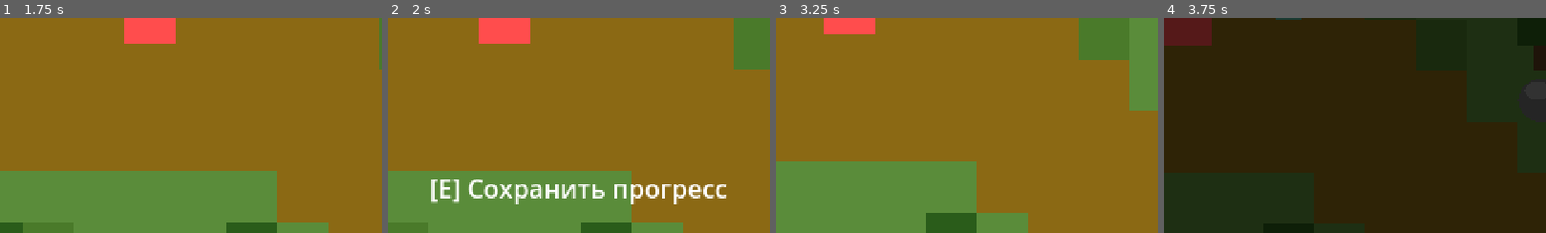
Above: before the commit, frames 1-4 (left to right).
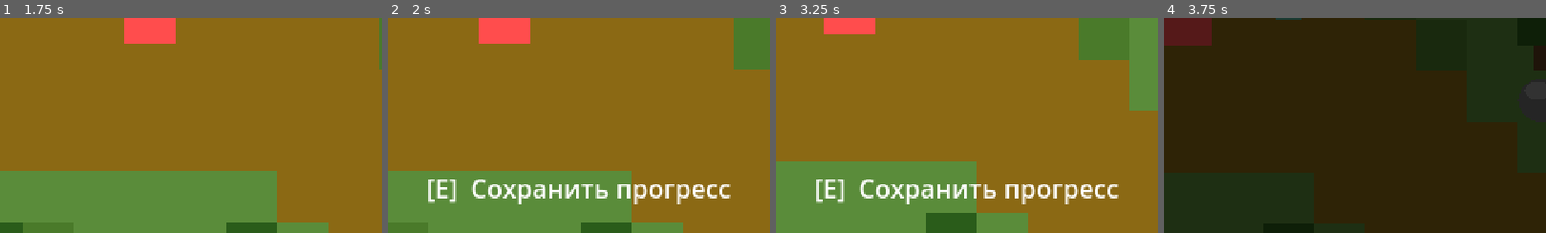
Above: after the commit, the same moments.

Repository: shyzic/echo
Game: Godot game, scene res://scenes/Main.tscn
Same seed, same stepped clock (60 frames per second), same inputs: the game is played once before the commit and once after it.
Inputs:
- Up to frame 1 (1.75 s): click "Начать игру" at 0.5 s; hold D (move_right) from 1.28 s (still down); hold E (interact) from 1.28 s (still down)
- Up to frame 2 (2 s): keep holding D (move_right); keep holding E (interact)
- Up to frame 3 (3.25 s): release D (move_right) at 2.03 s; release E (interact) at 2.03 s; hold S (move_down) 2.03-2.78 s; tap E (interact) at 2.1, 3.05 s; hold D (move_right) from 2.78 s (still down); hold Space (ping) from 2.78 s (still down)
- Up to frame 4 (3.75 s): release D (move_right) at 3.53 s; release Space (ping) at 3.53 s; hold W (move_up) from 3.53 s (still down); tap Q (shift_reality) at 3.6 s
The pictures show only the part of the screen within x 25-75%, y 50-100%; the shares and areas given below are measured in that part.

Frame 1 is identical in both runs. In frame 2, 4.5% of the frame differs, in the area x 10-90%, y 75-87%; in frame 3, 3.2%; in frame 4, nothing differs.

Commit message:
fix: hint clears after collect, proper hint text

Diff:
--- a/scripts/entities/Player.gd
+++ b/scripts/entities/Player.gd
@@ -69,24 +69,34 @@
 	for area in areas:
 		if area.has_method("interact"):
 			area.interact(self)
+			_refresh_hint_deferred()
 			return
 
 func _on_interact_area_entered(area: Area2D) -> void:
 	if area.has_method("interact"):
-		var hint := "[E] "
-		if area.has_method("get_hint"):
-			hint += area.get_hint()
-		elif area.get_parent() is StaticBody2D or area is Area2D:
-			hint += "Взаимодействовать"
-		_show_hud_hint(hint)
+		_refresh_hint()
 
 func _on_interact_area_exited(_area: Area2D) -> void:
-	# Only hide if no other interactables remain
+	_refresh_hint_deferred()
+
+func _refresh_hint() -> void:
 	var areas := interact_area.get_overlapping_areas()
-	for a in areas:
-		if a.has_method("interact"):
+	for area in areas:
+		if area.has_method("interact") and is_instance_valid(area):
+			var hint: String = "[E]  "
+			if area.has_method("get_hint"):
+				hint += area.get_hint()
+			else:
+				hint += "Взаимодействовать"
+			_show_hud_hint(hint)
 			return
 	_hide_hud_hint()
+
+func _refresh_hint_deferred() -> void:
+	# Wait two frames so queue_free areas are actually removed
+	await get_tree().process_frame
+	await get_tree().process_frame
+	_refresh_hint()
 
 func _show_hud_hint(text: String) -> void:
 	var hud := get_tree().get_first_node_in_group("hud")
